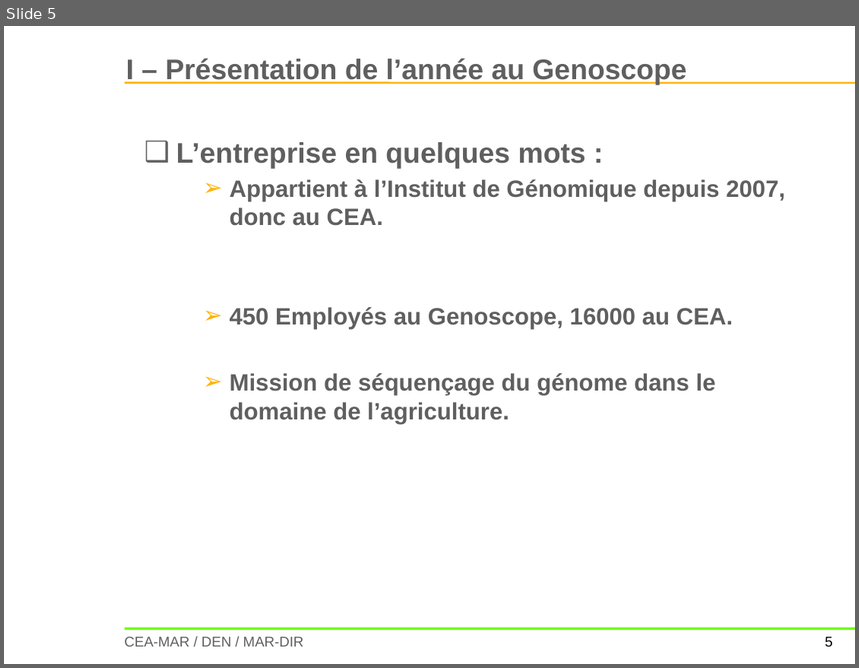
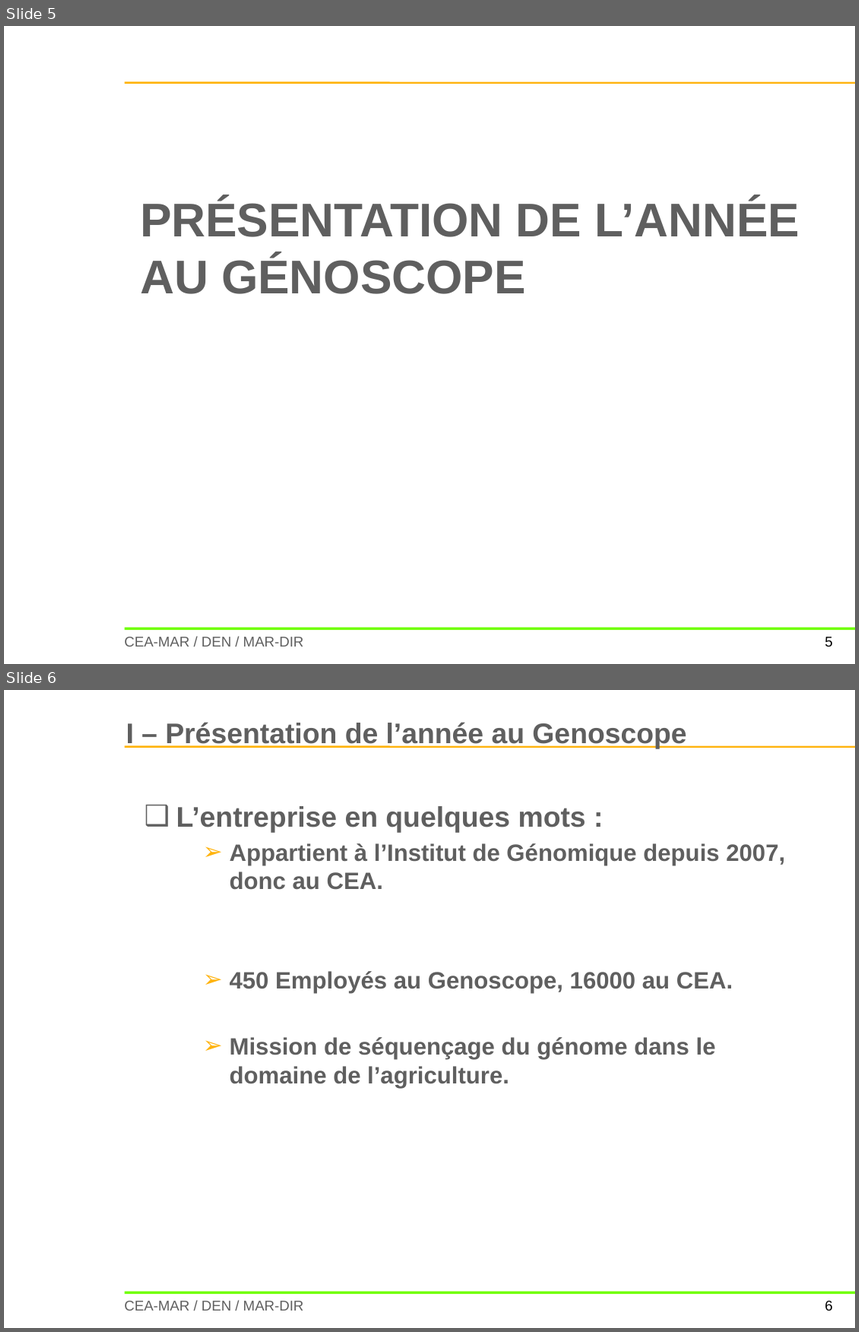
Before and after one commit to CyrilKeil/rapportAlternance20142015, a slide deck: PPTOral.pptx. Shown one above the other, each under a label of ours: slide 5 before the commit, slides 5 and 6 after it. The pictures are 859x668 and 859x1332 pixels, drawn with LibreOffice and Linux fonts; fonts in the diff are those of the drawing; background and template pictures are left out. Boxes give left, top, right and bottom in pixels: in the first picture for what was removed or moved away, otherwise in the second. Text is boxed around its words. In the diff, an @@ line names an element or a change of style, - is before the commit and + after.

```diff
--- a/PPTOral.pptx
+++ b/PPTOral.pptx
@@ slide 5 added at [4, 26, 855, 664], background #FFFFFF; not listed: 3 template elements that a slide beside it also shows @@
@@ title added at [140, 199, 800, 294], 40 pt, text #5F5F5F, bold @@
+PRÉSENTATION DE L’ANNÉE AU GÉNOSCOPE
@@ page number added at [825, 637, 832, 648], 12 pt, text #000000 @@
+5
@@ what was slide 5 is now slide 6 @@
@@ page number at [825, 1301, 832, 1312]: text changed @@
-5
+6
```
Also in this commit, not shown: 1 other slide added.
